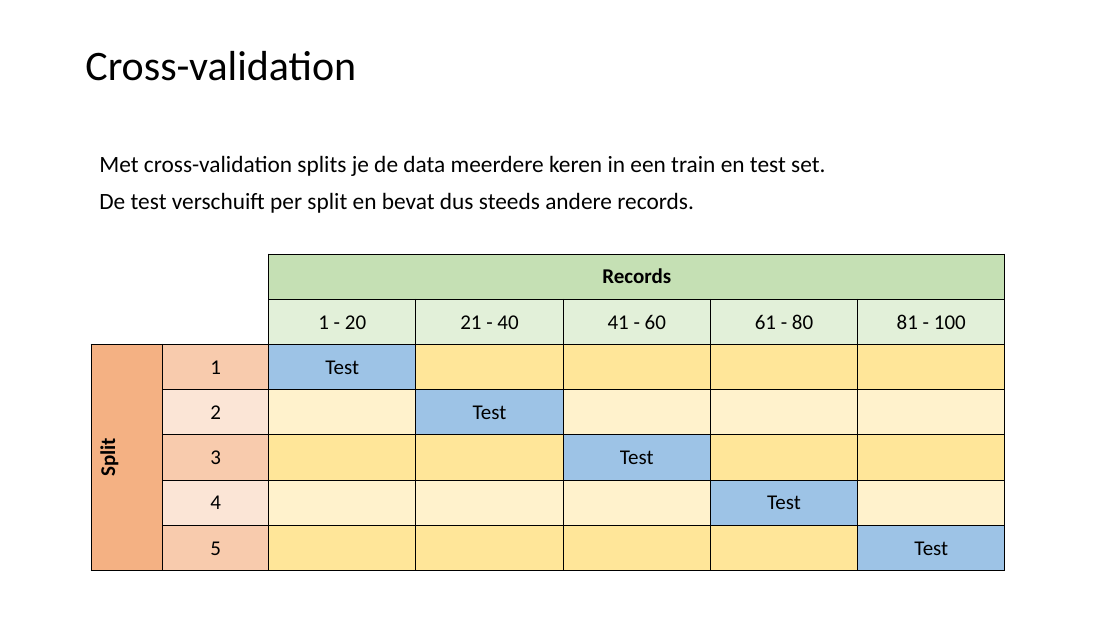
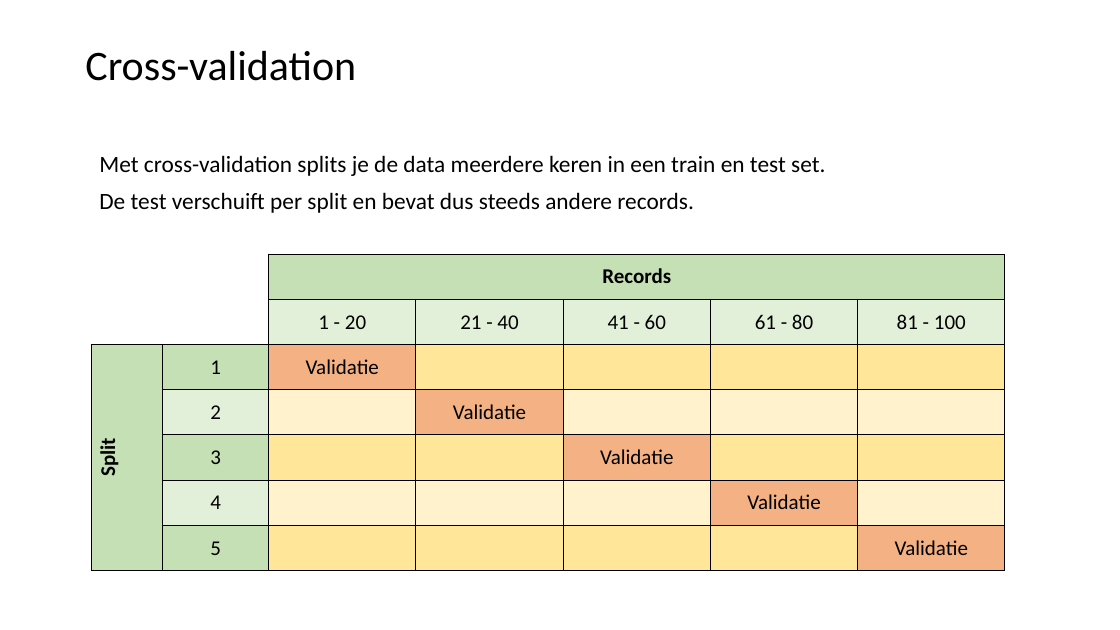
Before and after one commit to LFKoning/knowledge-sharing, a slide deck: slide 32 of python_course/4_scikit_learn/python_cursus_4.pptx. Drawn at 1120x630 pixels with LibreOffice and Linux fonts; fonts in the diff are those of the drawing. Boxes give left, top, right and bottom in pixels: in the first picture for what was removed or moved away, otherwise in the second. Text is boxed around its words. In the diff, an @@ line names an element or a change of style, - is before the commit and + after.

```diff
--- a/python_course/4_scikit_learn/python_cursus_4.pptx
+++ b/python_course/4_scikit_learn/python_cursus_4.pptx
@@ table at [91, 254, 1004, 571] @@
-row 3, column 3: Test
+row 3, column 3: Validatie
-row 4, column 4: Test
+row 4, column 4: Validatie
-row 5, column 5: Test
+row 5, column 5: Validatie
-row 6, column 6: Test
+row 6, column 6: Validatie
-row 7, column 7: Test
+row 7, column 7: Validatie
@@ fill #F4B183 to #C5E0B4 in row 3, column 1 @@
@@ fill #F8CBAD to #C5E0B4 in 3 cells @@
@@ fill #9DC3E6 to #F4B183 in 5 cells @@
@@ fill #FBE5D6 to #E2F0D9 in 2 cells @@
```
Also in this commit, not shown: 8 other slides changed, 1 slide added, 1 slide removed.
